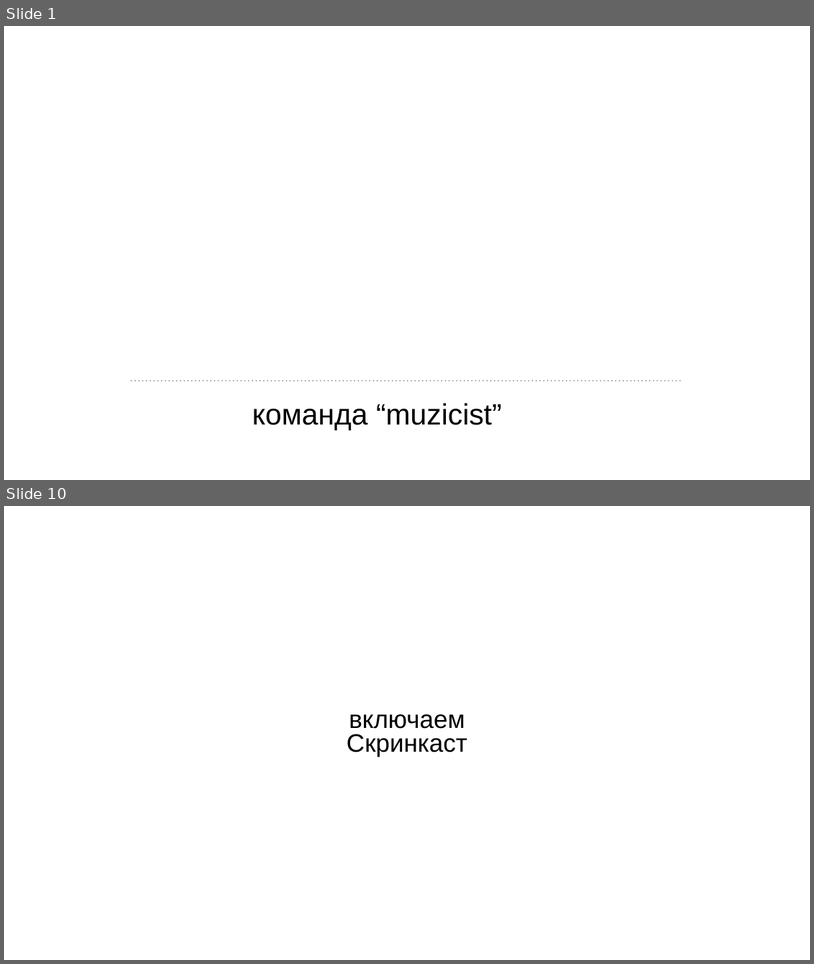
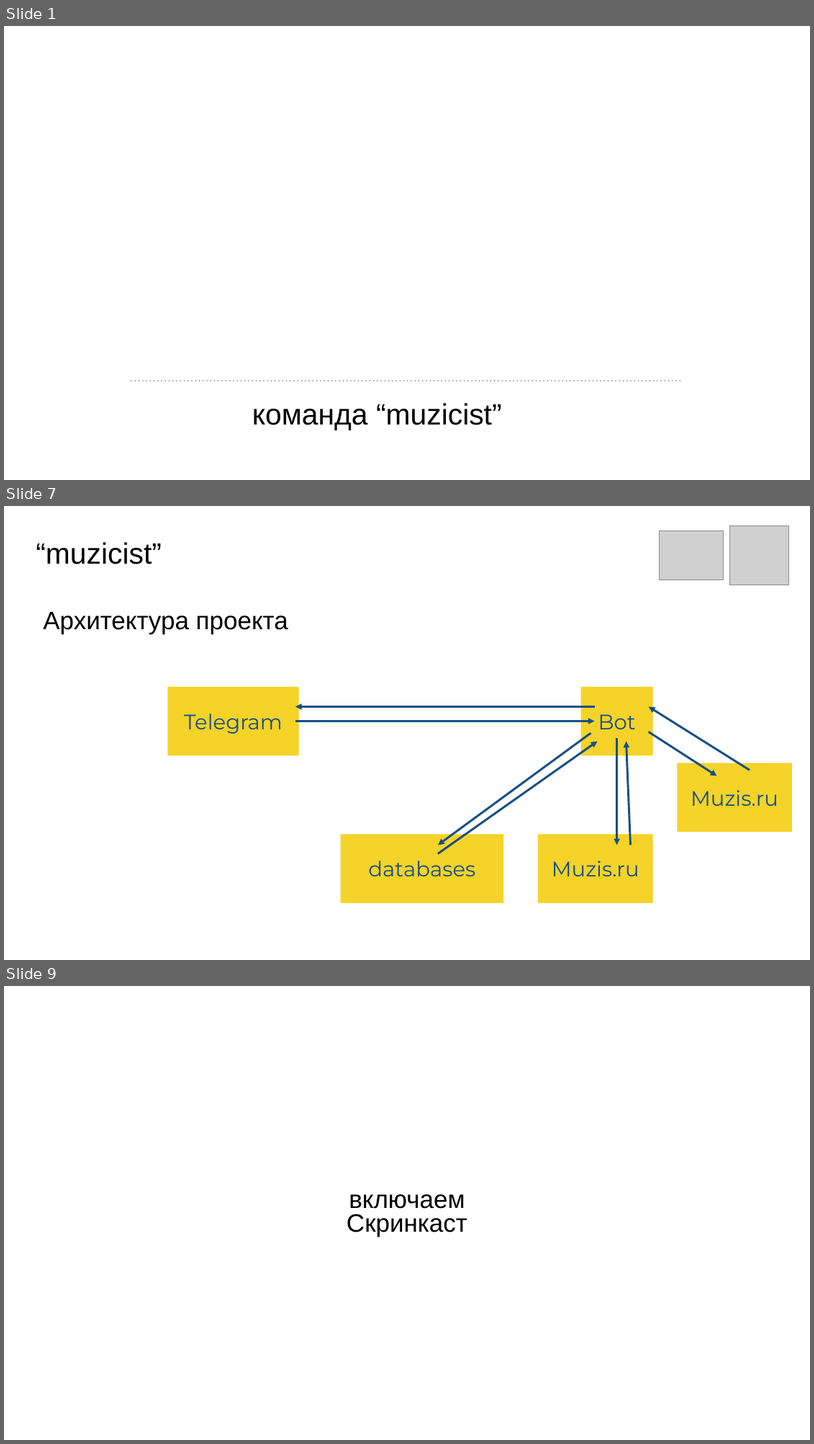
Before and after one commit to ivanbalashov239/muzicist, a slide deck: muzicist.pptx. Shown one above the other, each under a label of ours: slides 1 and 10 before the commit, slides 1, 7 and 9 after it; the slides between them are not shown. The pictures are 814x964 and 814x1444 pixels, drawn with LibreOffice and Linux fonts; fonts in the diff are those of the drawing; grey boxes stand for pictures; background and template pictures are left out. Boxes give left, top, right and bottom in pixels: in the first picture for what was removed or moved away, otherwise in the second. Text is boxed around its words. In the diff, an @@ line names an element or a change of style, - is before the commit and + after.

```diff
--- a/muzicist.pptx
+++ b/muzicist.pptx
@@ slide 7 added at (4, 506, 810, 960), background #FFFFFF @@
@@ picture added at (730, 526, 789, 584) @@
@@ text added at (36, 542, 162, 564), 70 pt, text #000000 @@
+“muzicist”
@@ picture added at (659, 530, 724, 579) @@
@@ text added at (43, 612, 288, 634), 60 pt, text #000000 @@
+Архитектура проекта
@@ rectangle added at (168, 687, 298, 755), fill #F5D328, 50 pt, text #174F86 @@
+Telegram
@@ rectangle added at (581, 687, 653, 755), fill #F5D328, 50 pt, text #174F86 @@
+Bot
@@ arrow added from (296, 721) to (595, 721), #174F86 5 pt @@
@@ arrow added from (595, 706) to (296, 706), #174F86 5 pt @@
@@ arrow added from (750, 770) to (649, 706), #174F86 5 pt @@
@@ arrow added from (438, 854) to (597, 741), #174F86 5 pt @@
@@ arrow added from (592, 733) to (438, 844), #174F86 5 pt @@
@@ arrow added from (617, 738) to (617, 844), #174F86 5 pt @@
@@ arrow added from (631, 844) to (626, 741), #174F86 5 pt @@
@@ arrow added from (649, 731) to (717, 776), #174F86 5 pt @@
@@ rectangle added at (677, 763, 792, 831), fill #F5D328, 50 pt, text #174F86 @@
+Muzis.ru
@@ rectangle added at (340, 834, 504, 903), fill #F5D328, 50 pt, text #174F86 @@
+databases
@@ rectangle added at (538, 834, 653, 903), fill #F5D328, 50 pt, text #174F86 @@
+Muzis.ru
@@ what was slide 10 is now slide 9 @@
```
Also in this commit, not shown: 7 slides changed, 1 other slide added, 4 slides removed.
